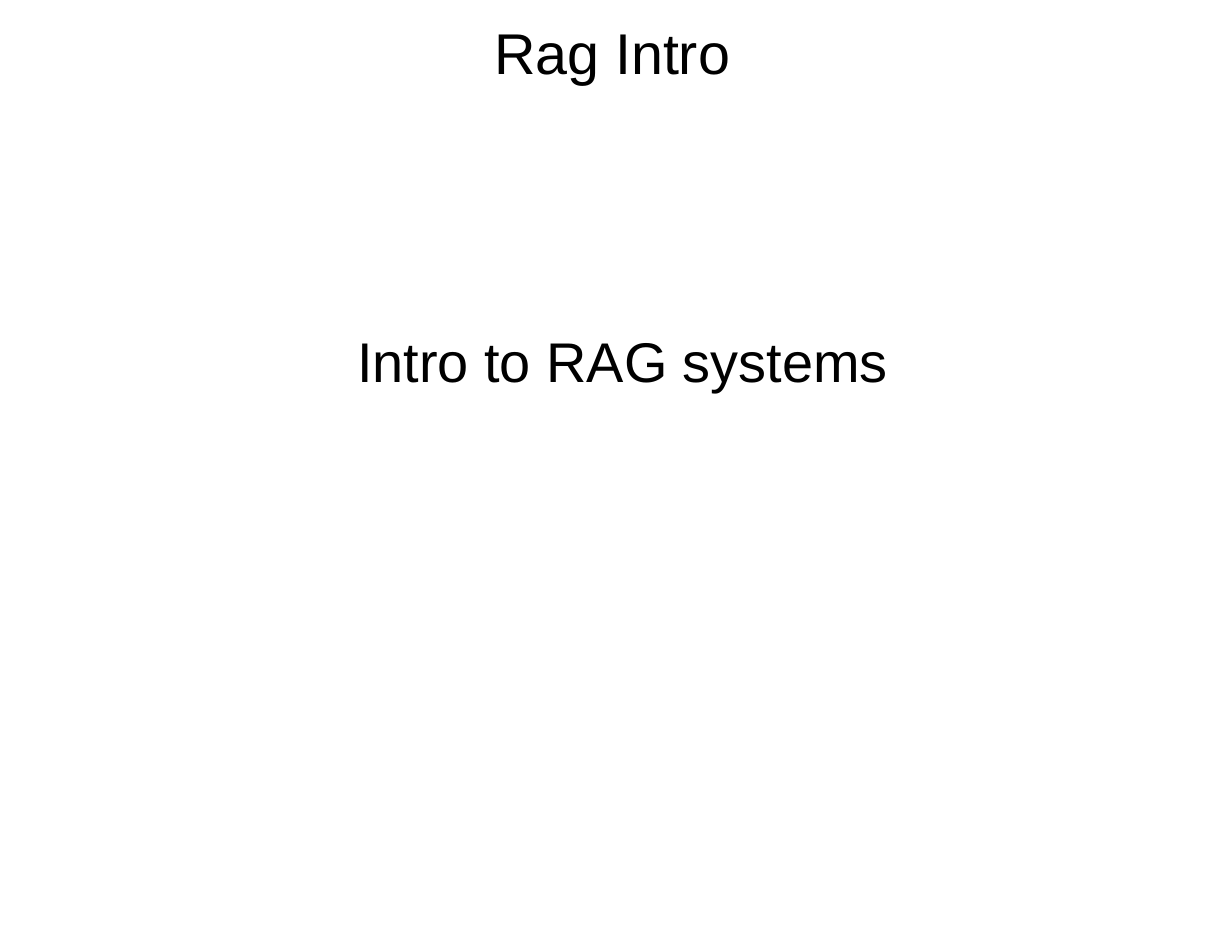
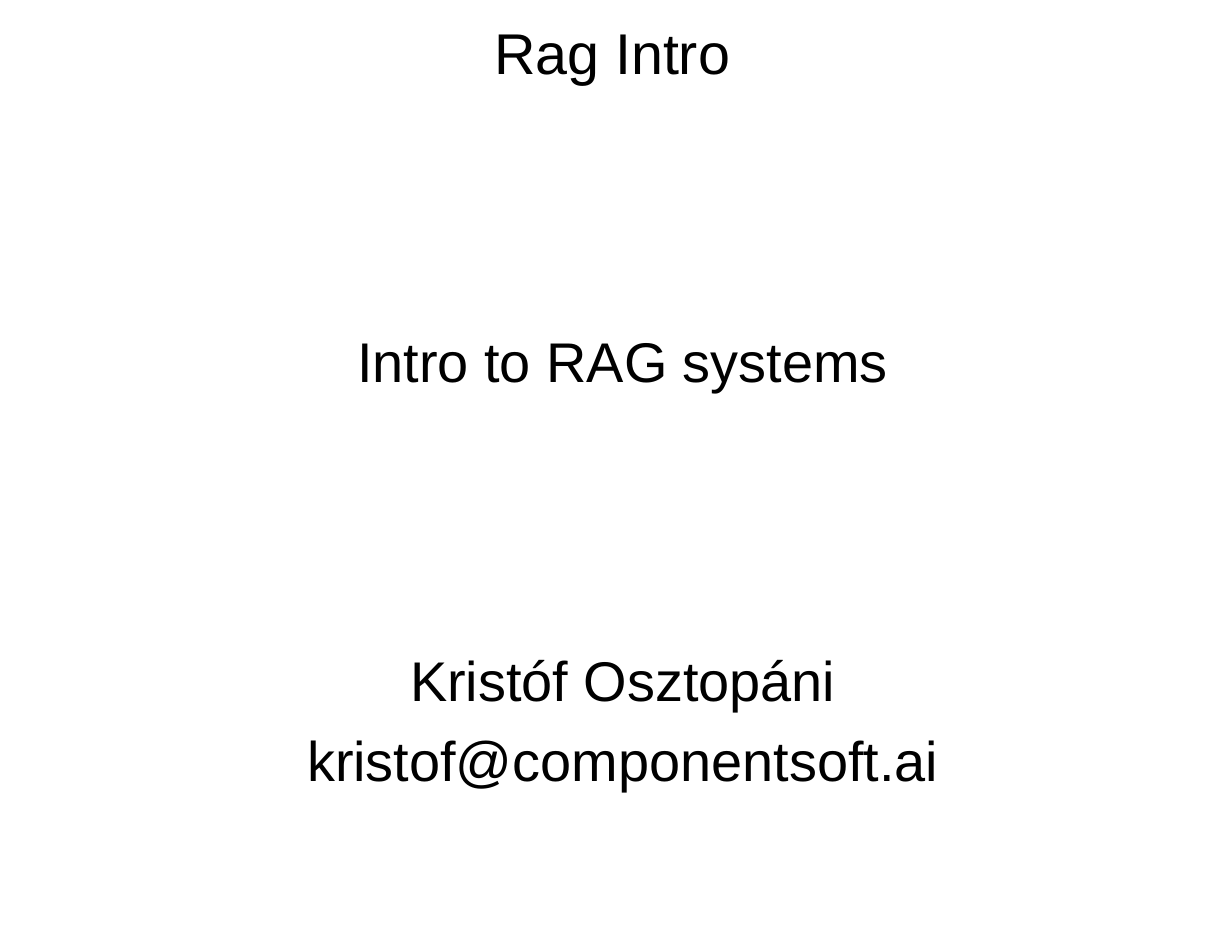
Before and after one commit to ComponentSoftTeam/intro-to-rag-systems, a slide deck: slide 1 of rag-intro.odp. Drawn at 1232x925 pixels with LibreOffice and Linux fonts; fonts in the diff are those of the drawing; background and template pictures are left out. Boxes give left, top, right and bottom in pixels: in the first picture for what was removed or moved away, otherwise in the second. Text is boxed around its words. In the diff, an @@ line names an element or a change of style, - is before the commit and + after.

```diff
--- a/rag-intro.odp
+++ b/rag-intro.odp
@@ text at [307, 659, 938, 791]: paragraphs added @@
+Kristóf Osztopáni
+kristof@componentsoft.ai
```
Also in this commit, not shown: 4 other slides changed, 1 slide added, 2 slides removed, 1 other file.
